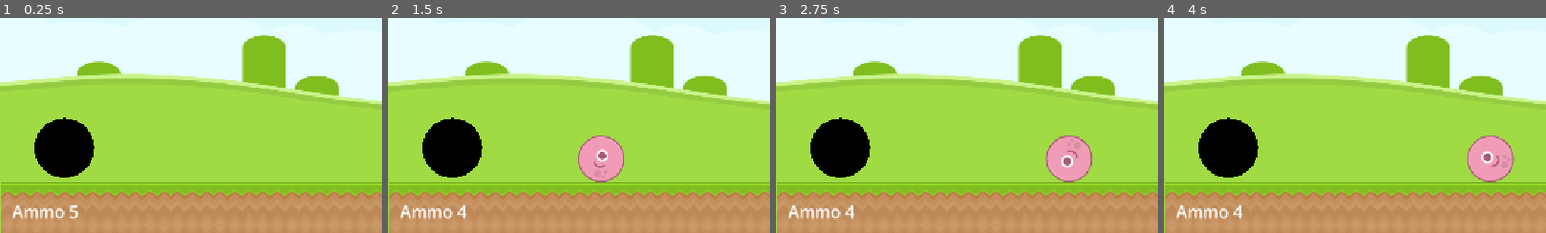
Above: before the commit, frames 1-4 (left to right).
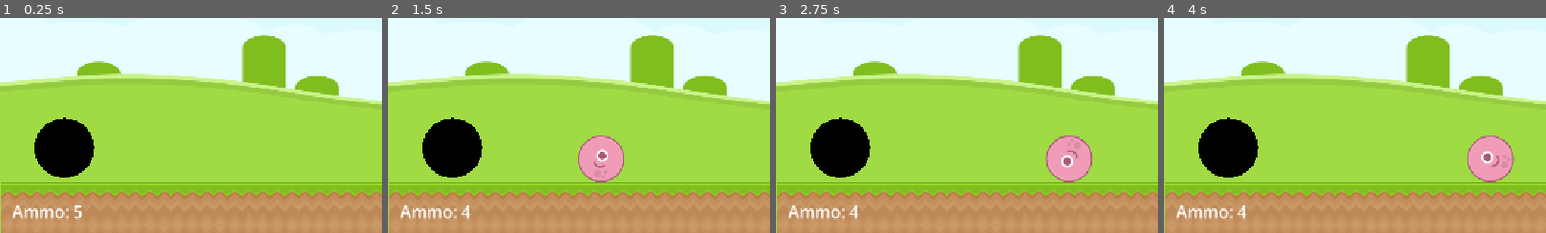
Above: after the commit, the same moments.

Repository: KyWill-18/Happy-Aliens
Game: Godot game, scene res://world.tscn
Two runs of this game, one before a commit and one after it. Both use one fixed random seed, a clock stepped at 60 frames per second and the inputs below.
Inputs:
- Up to frame 1 (0.25 s): no input
- Up to frame 2 (1.5 s): tap Enter at 0.5 s; hold Up (angle_up) 0.53-1.28 s; tap Space (fire) at 0.6 s; hold Down (angle_down) from 1.28 s (still down); tap Left (power_decrease) at 1.35 s
- Up to frame 3 (2.75 s): release Down (angle_down) at 2.03 s; hold Up (angle_up) from 2.03 s (still down); tap Right (power_increase) at 2.1 s
- Up to frame 4 (4 s): tap Space (fire) at 2.85 s; release Up (angle_up) at 3.53 s; hold Down (angle_down) from 3.53 s (still down); tap Left (power_decrease) at 3.6 s
The pictures show only the part of the screen within x 0-50%, y 50-100%; the shares and areas given below are measured in that part.

The runs differ from the first frame. In frame 1, 0.2% of the frame differs, in the area x 17-22%, y 87-94%; in frame 2, 0.2%; in frame 3, 0.2%; in frame 4, 0.2%.

Commit message:
Remove unused sound effects

Diff:
--- a/happy-aliens/project/hud.gd
+++ b/happy-aliens/project/hud.gd
@@ -8,4 +8,7 @@
 
 
 func _update_hud() -> void:
-	$%AmmoLabel.text = "Ammo %d" % cannon.ammo
+	if cannon.ammo > 0:
+		$%AmmoLabel.text = "Ammo: %d" % cannon.ammo
+	else:
+		$AmmoLabel.text = "Out of ammo"
Not shown, removed: happy-aliens/project/common/825292__qubodup__fail-jingle-party-horn.wav.import
Not shown, removed: happy-aliens/project/common/835112__yoshikamiyafuji__fail-sound-wa-wa-wah-with-staccato.wav.import
Not shown, removed: happy-aliens/project/common/825292__qubodup__fail-jingle-party-horn.wav
Not shown, removed: happy-aliens/project/common/835112__yoshikamiyafuji__fail-sound-wa-wa-wah-with-staccato.wav
